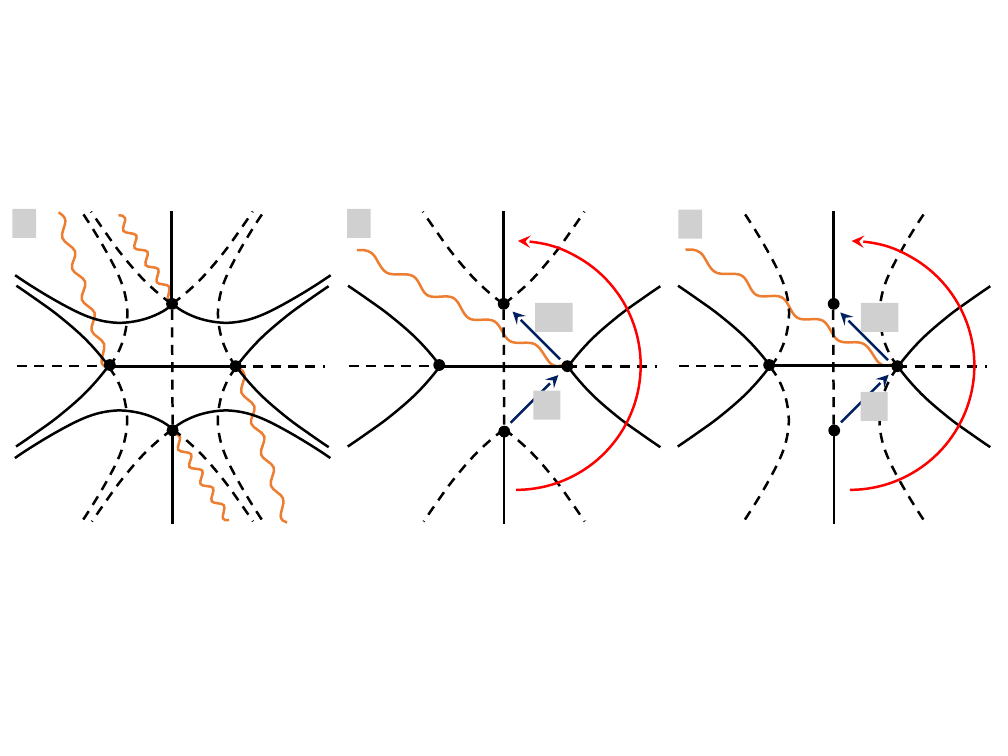
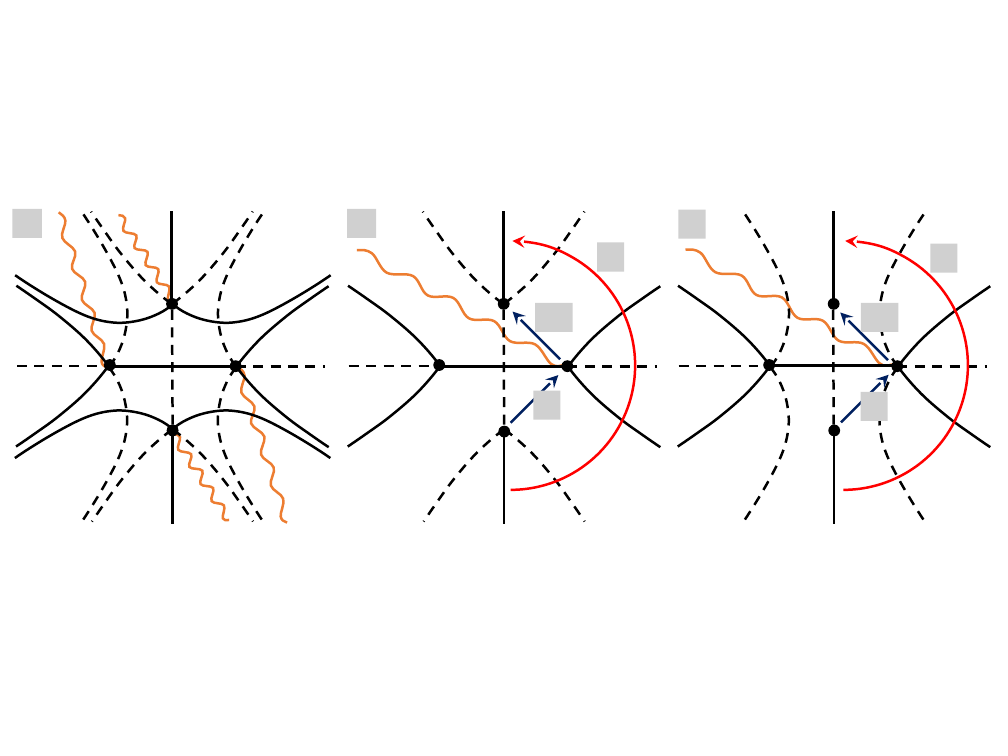
Before and after one commit to akutlin/sciwork, a slide deck: slide 1 of mpi/articles/Symmetry relations and functional equations for Stokes constants/corrected/stuff/draft.pptx. Drawn at 1008x756 pixels with LibreOffice and Linux fonts; fonts in the diff are those of the drawing; grey boxes stand for pictures. Boxes give left, top, right and bottom in pixels: in the first picture for what was removed or moved away, otherwise in the second. Text is boxed around its words. In the diff, an @@ line names an element or a change of style, - is before the commit and + after.

```diff
--- a/mpi/articles/Symmetry relations and functional equations for Stokes constants/corrected/stuff/draft.pptx
+++ b/mpi/articles/Symmetry relations and functional equations for Stokes constants/corrected/stuff/draft.pptx
@@ picture: place and size @@
-picture at box(12, 209, 36, 238)
+picture at box(12, 209, 42, 238)
@@ picture: place and size @@
-picture at box(347, 209, 371, 238)
+picture at box(347, 209, 377, 238)
@@ picture: place and size @@
-picture at box(678, 210, 702, 238)
+picture at box(678, 210, 706, 238)
@@ arc (boxed as its full ellipse): place and size @@
-arc (boxed as its full ellipse) at box(392, 241, 641, 490)
+arc (boxed as its full ellipse) at box(386, 241, 635, 490)
@@ picture added at box(597, 243, 624, 271) @@
@@ arc (boxed as its full ellipse): place and size @@
-arc (boxed as its full ellipse) at box(726, 241, 975, 490)
+arc (boxed as its full ellipse) at box(719, 241, 968, 490)
@@ picture added at box(930, 243, 958, 272) @@
```
Also in this commit, not shown: 2 other slides changed, 6 other files.
